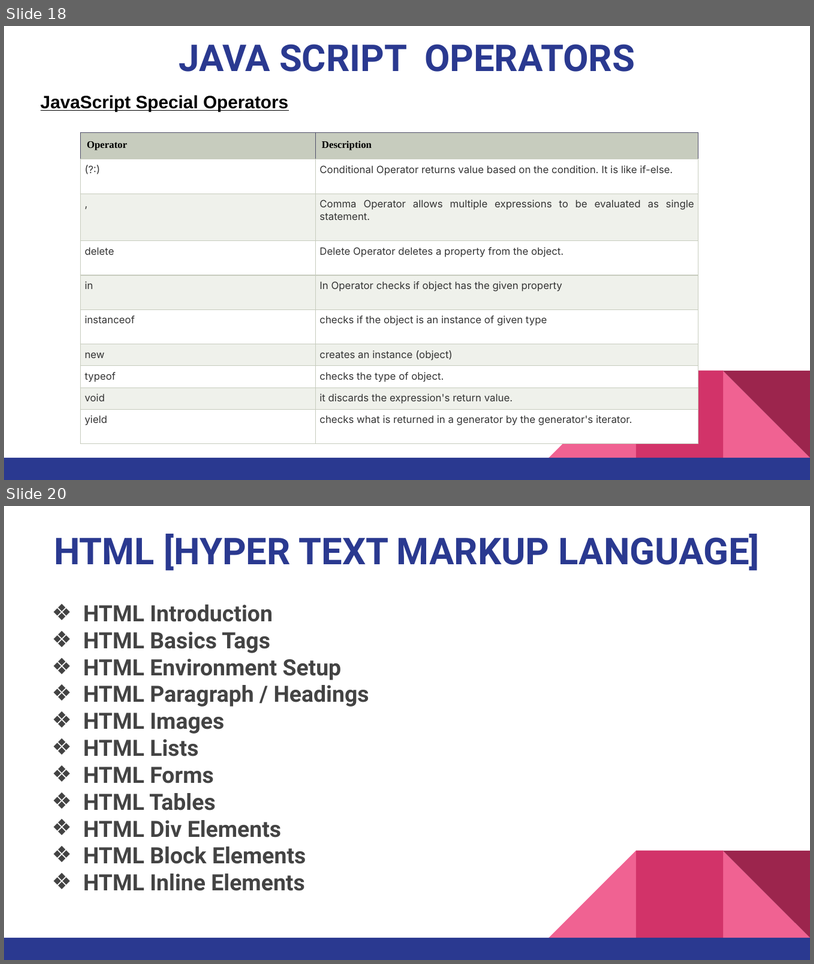
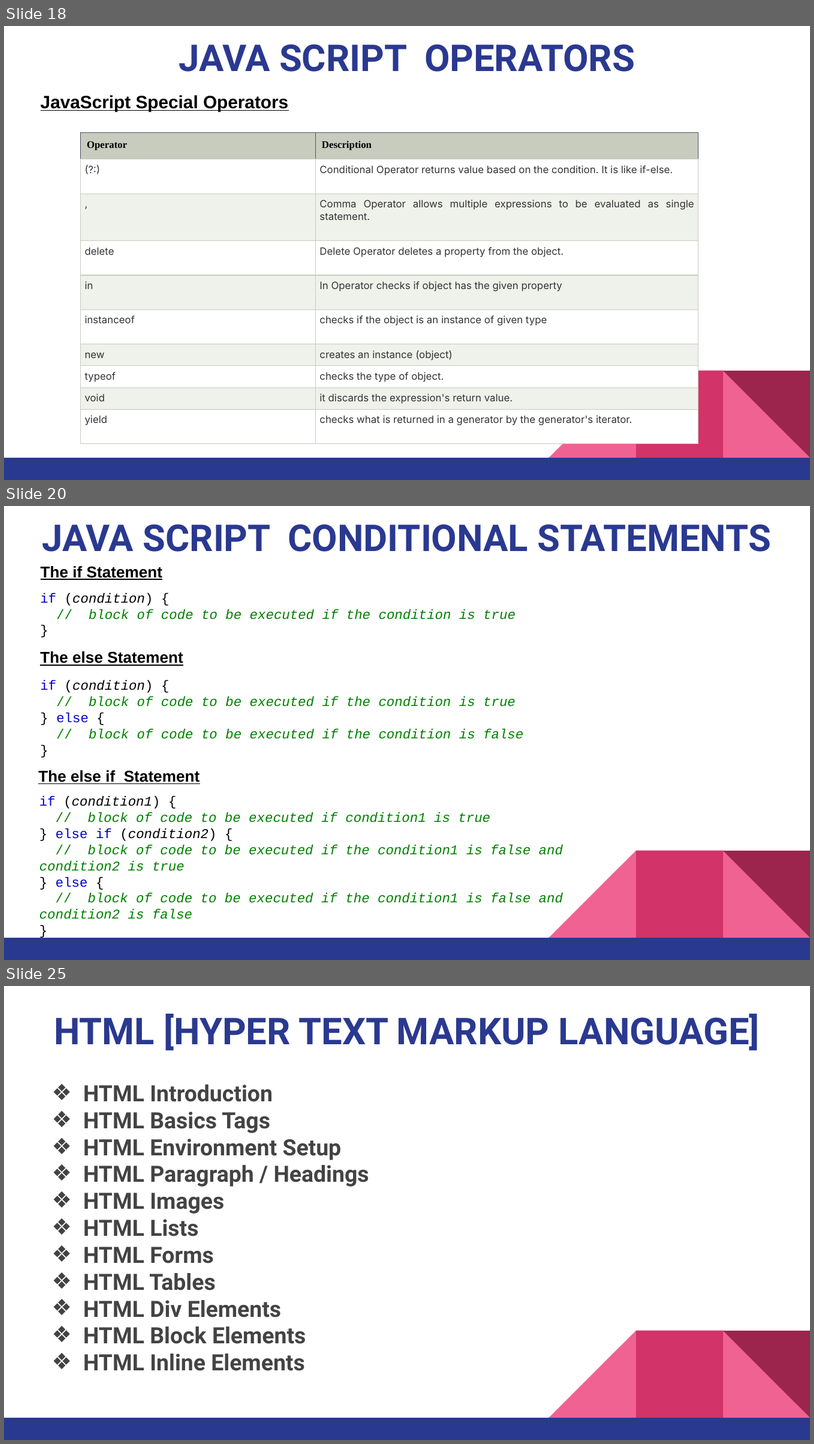
Before and after one commit to pnytrainingrepo/Webdevelopment, a slide deck: JavaScript.pptx. Shown one above the other, each under a label of ours: slides 18 and 20 before the commit, slides 18, 20 and 25 after it; the slides between them are not shown. The pictures are 814x964 and 814x1444 pixels, drawn with LibreOffice and Linux fonts; fonts in the diff are those of the drawing. Boxes give left, top, right and bottom in pixels: in the first picture for what was removed or moved away, otherwise in the second. Text is boxed around its words. In the diff, an @@ line names an element or a change of style, - is before the commit and + after.

```diff
--- a/JavaScript.pptx
+++ b/JavaScript.pptx
@@ slide 20 added at box(4, 506, 810, 960), background #FFFFFF; not listed: 5 template elements that a slide beside it also shows @@
@@ title added at box(42, 524, 771, 552), 33 pt, text #2A3990, bold @@
+JAVA SCRIPT CONDITIONAL STATEMENTS
@@ text added at box(41, 566, 162, 580), 14 pt, text #000000, bold, underline @@
+The if Statement
@@ text added at box(40, 593, 516, 619), 12 pt, text #008000, italic @@
+if (condition) {
+// block of code to be executed if the condition is true
+}
@@ text added at box(40, 651, 183, 666), 14 pt, text #000000, bold, underline @@
+The else Statement
@@ text added at box(40, 680, 524, 739), 12 pt, text #008000, italic @@
+if (condition) {
+// block of code to be executed if the condition is true
+} else {
+// block of code to be executed if the condition is false
+}
@@ text added at box(38, 770, 200, 784), 14 pt, text #000000, bold, underline @@
+The else if Statement
@@ text added at box(39, 796, 563, 919), 12 pt, text #008000, italic @@
+if (condition1) {
+// block of code to be executed if condition1 is true
+} else if (condition2) {
+// block of code to be executed if the condition1 is false and condition2 is true
+} else {
+// block of code to be executed if the condition1 is false and condition2 is false
+}
@@ what was slide 20 is now slide 25 @@
```
Also in this commit, not shown: 5 other slides added, 1 slide removed, 1 other file.
